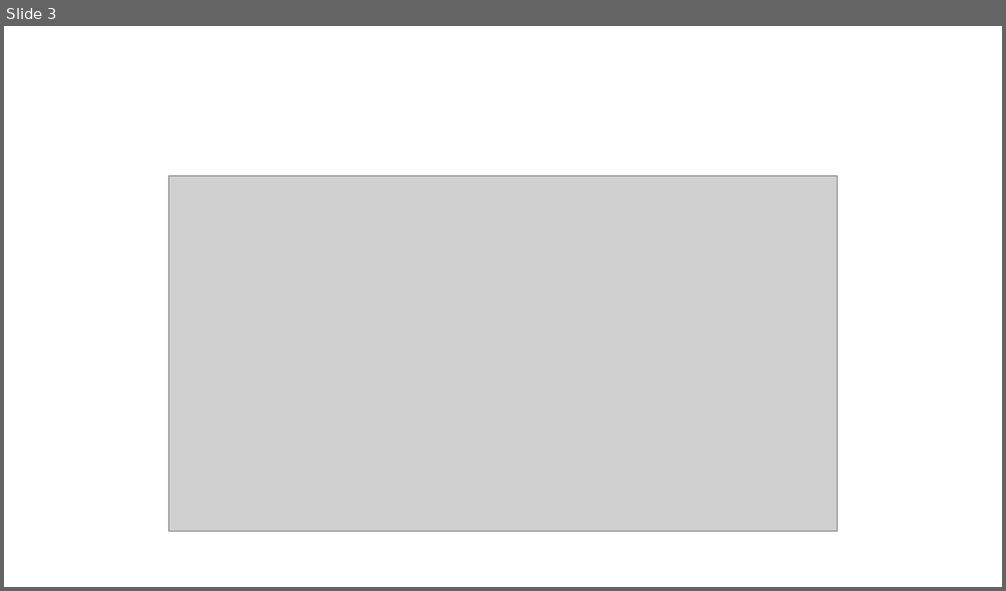
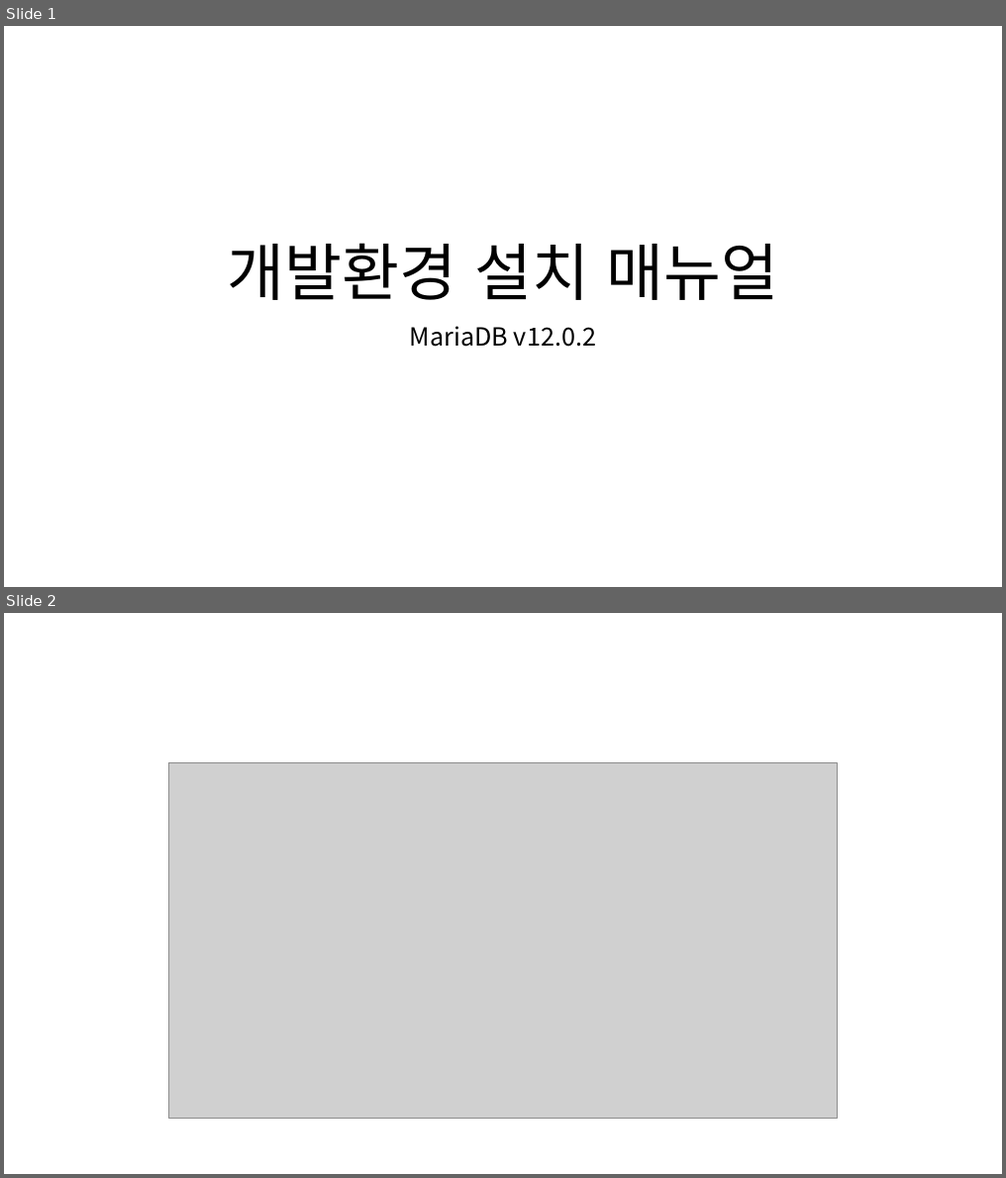
Before and after one commit to 92-seok/wooboWEB-NextJS-migration-, a slide deck: doc/개발환경_설치매뉴얼(MariaDB).pptx. Shown one above the other, each under a label of ours: slide 3 before the commit, slides 1 and 2 after it. The pictures are 1006x591 and 1006x1178 pixels, drawn with LibreOffice and Linux fonts; fonts in the diff are those of the drawing; grey boxes stand for pictures. Boxes give left, top, right and bottom in pixels: in the first picture for what was removed or moved away, otherwise in the second. Text is boxed around its words. In the diff, an @@ line names an element or a change of style, - is before the commit and + after.

Commit message:
매뉴얼 업데이트

```diff
--- a/doc/개발환경_설치매뉴얼(MariaDB).pptx
+++ b/doc/개발환경_설치매뉴얼(MariaDB).pptx
@@ slide 1 added at box(4, 26, 1002, 587), background #FFFFFF @@
@@ title added at box(228, 243, 779, 300), 60 pt, text #000000 @@
+개발환경 설치 매뉴얼
@@ subtitle added at box(410, 326, 596, 347), 24 pt, text #000000 @@
+MariaDB v12.0.2
@@ what was slide 3 is now slide 2 @@
```
Also in this commit, not shown: 3 other slides added, 2 slides removed, 5 other files.
